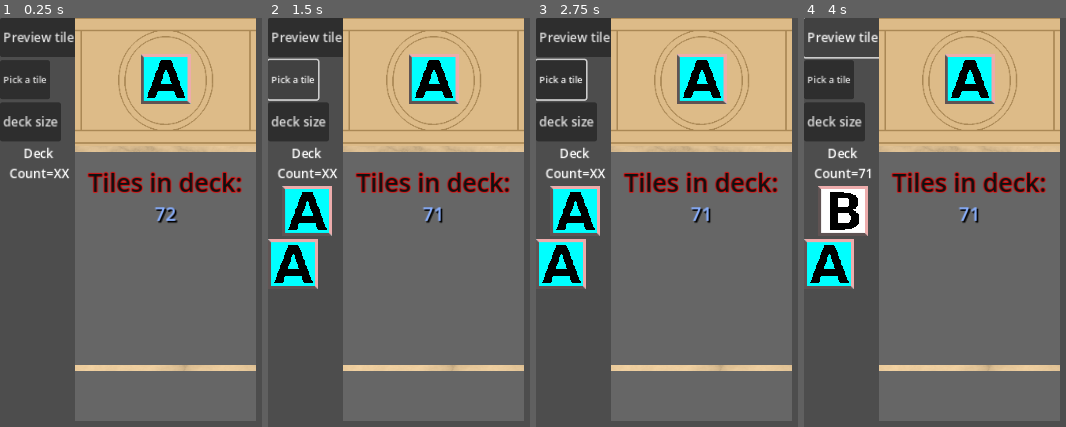
Above: before the commit, frames 1-4 (left to right).
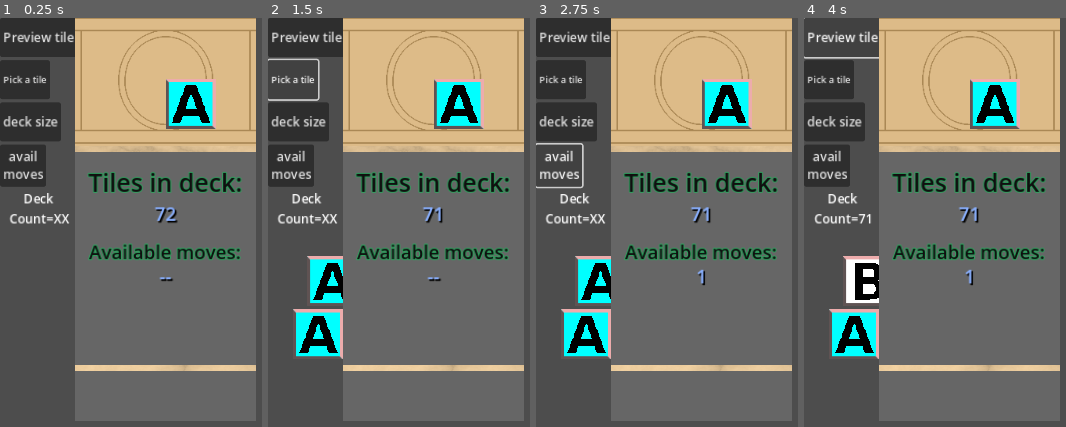
Above: after the commit, the same moments.

Repository: Infini-Creation/Ishid-O-Matic_Reborn
Game: Godot game, scene res://Scenes/tests/deck_display_test.tscn
Same seed, same stepped clock (60 frames per second), same inputs: the game is played once before the commit and once after it. This scene is started directly instead of the project's main scene.
Inputs (mouse positions are in pixels of both pictures, inside the frame that each line leads up to):
- Up to frame 1 (0.25 s): no input
- Up to frame 2 (1.5 s): click "Preview tile" at 0.5 s; click "Pick a tile" at 1.25 s
- Up to frame 3 (2.75 s): click (559, 165) at 2 s, where only the run after the commit has a clickable "avail moves"
- Up to frame 4 (4 s): click "deck size" at 2.75 s; click "Preview tile" at 3.5 s

The runs differ from the first frame. In frame 1, 8.9% of the frame differs, in the area x 0-93%, y 8-65%; in frame 2, 16%; in frame 3, 15%; in frame 4, 16%, in the area x 0-93%, y 8-84%.

Commit message:
DeckDisplay updated
-add an available moves counter
-adjust tile position of NTD for new tile positioning

Diff:
--- a/project/Scenes/deck_display.tscn
+++ b/project/Scenes/deck_display.tscn
@@ -9,6 +9,7 @@
 [ext_resource type="Script" path="res://Scripts/DeckDisplay_NextTileDisplayC.gd" id="6_l6e24"]
 [ext_resource type="Texture2D" uid="uid://mgm1jfttmsj8" path="res://Arts/Gfx/Panels/MiniDeck-Display-Background.png" id="6_y17tg"]
 [ext_resource type="Texture2D" uid="uid://c400jrfnwotpr" path="res://Arts/Gfx/Panels/Copyright-Display-Background.png" id="8_e5rxw"]
+[ext_resource type="Script" path="res://Scripts/DeckDisplay-AvailMovesCounter.gd" id="9_en813"]
 
 [sub_resource type="SystemFont" id="SystemFont_b48kx"]
 subpixel_positioning = 0
@@ -66,13 +67,13 @@
 size_flags_vertical = 6
 texture = ExtResource("6_y17tg")
 
-[node name="Label" type="Label" parent="MarginContainer/VBoxContainer/AvailDeckTiles_Background"]
+[node name="Label-TID" type="Label" parent="MarginContainer/VBoxContainer/AvailDeckTiles_Background"]
 layout_mode = 2
 offset_top = 16.0
 offset_right = 232.0
 offset_bottom = 64.0
 theme_override_colors/font_color = Color(0.0588235, 0.0588235, 0.0588235, 1)
-theme_override_colors/font_outline_color = Color(0.968627, 0, 0, 1)
+theme_override_colors/font_outline_color = Color(0.137255, 0.690196, 0.364706, 1)
 theme_override_constants/outline_size = 4
 theme_override_fonts/font = SubResource("SystemFont_b48kx")
 theme_override_font_sizes/font_size = 32
@@ -97,6 +98,37 @@
 vertical_alignment = 1
 script = ExtResource("4_mfjrp")
 
+[node name="Label-AM" type="Label" parent="MarginContainer/VBoxContainer/AvailDeckTiles_Background"]
+layout_mode = 2
+offset_top = 110.0
+offset_right = 232.0
+offset_bottom = 158.0
+theme_override_colors/font_color = Color(0.0588235, 0.0588235, 0.0588235, 1)
+theme_override_colors/font_outline_color = Color(0.137255, 0.690196, 0.364706, 1)
+theme_override_constants/outline_size = 4
+theme_override_fonts/font = SubResource("SystemFont_b48kx")
+theme_override_font_sizes/font_size = 24
+text = "Available moves:"
+horizontal_alignment = 1
+
+[node name="AvailMovesCounter" type="Label" parent="MarginContainer/VBoxContainer/AvailDeckTiles_Background"]
+layout_mode = 2
+offset_top = 140.0
+offset_right = 232.0
+offset_bottom = 177.0
+theme_override_colors/font_color = Color(0.533333, 0.686275, 1, 1)
+theme_override_colors/font_shadow_color = Color(0, 0, 0, 1)
+theme_override_colors/font_outline_color = Color(0.47451, 0.384314, 0.0666667, 1)
+theme_override_constants/shadow_offset_x = 2
+theme_override_constants/shadow_offset_y = 2
+theme_override_constants/outline_size = 0
+theme_override_fonts/font = SubResource("SystemFont_rwndi")
+theme_override_font_sizes/font_size = 24
+text = "--"
+horizontal_alignment = 1
+vertical_alignment = 1
+script = ExtResource("9_en813")
+
 [node name="Copyright_Background" type="TextureRect" parent="MarginContainer/VBoxContainer"]
 layout_mode = 2
 texture = ExtResource("8_e5rxw")
--- a/project/Scenes/tests/deck_display_test.tscn
+++ b/project/Scenes/tests/deck_display_test.tscn
@@ -58,6 +58,15 @@
 action_mode = 0
 text = "deck size"
 
+[node name="Button5" type="Button" parent="MarginContainer/HBoxContainer/VBoxContainer"]
+custom_minimum_size = Vector2(50, 50)
+layout_mode = 2
+size_flags_horizontal = 0
+size_flags_vertical = 0
+action_mode = 0
+text = "avail
+moves"
+
 [node name="Label" type="Label" parent="MarginContainer/HBoxContainer/VBoxContainer"]
 custom_minimum_size = Vector2(100, 0)
 layout_mode = 2
@@ -84,5 +93,6 @@
 [connection signal="pressed" from="MarginContainer/HBoxContainer/VBoxContainer/Button2" to="." method="_on_button_2_pressed"]
 [connection signal="pressed" from="MarginContainer/HBoxContainer/VBoxContainer/Button3" to="." method="_on_button_3_pressed"]
 [connection signal="pressed" from="MarginContainer/HBoxContainer/VBoxContainer/Button4" to="." method="_on_button_4_pressed"]
+[connection signal="pressed" from="MarginContainer/HBoxContainer/VBoxContainer/Button5" to="." method="_on_button_5_pressed"]
 [connection signal="deck_empty" from="MarginContainer/HBoxContainer/DeckDisplay" to="." method="_on_deck_display_deck_empty"]
 [connection signal="deck_initialized" from="MarginContainer/HBoxContainer/DeckDisplay" to="." method="_on_deck_display_deck_initialized"]
--- /dev/null
+++ b/project/Scripts/DeckDisplay-AvailMovesCounter.gd
@@ -0,0 +1,9 @@
+extends Label
+
+var avail_moves : int = 0
+
+func _ready():
+	pass
+
+func update_counter(moves : int) -> void:
+	text = str(moves)
--- a/project/Scripts/DeckDisplay-Test.gd
+++ b/project/Scripts/DeckDisplay-Test.gd
@@ -69,3 +69,7 @@
 
 func _on_deck_display_deck_empty():
 	$MarginContainer/HBoxContainer/VBoxContainer/Button2.disabled = true
+
+
+func _on_button_5_pressed():
+	DeckDisplay.update_available_moves_counter(randi_range(0,8))
--- a/project/Scripts/deck_display.gd
+++ b/project/Scripts/deck_display.gd
@@ -59,7 +59,7 @@
 		tile = Global.avail_tile_shapes[deck[0].shape].instantiate()
 		tile.color = deck[0].color
 		tile.get_node("tile symbol").modulate = Global.avail_tile_colors[deck[0].color]
-
+		tile.position += Vector2(32,32)
 	return tile
 
 
@@ -67,6 +67,7 @@
 	previewNextTileDisplay.add_child(preview_next_tile())
 
 	var tile = deck.pop_front()
+	tile.position += Vector2(32,32)
 	Global.debug("PiNT: (ds="+str(deck.size())+")  Tile=["+str(tile)+"]")
 
 	if (deck.size() > 0):
@@ -83,6 +84,10 @@
 
 func get_deck_count() -> int:
 	return deck.size()
+
+
+func update_available_moves_counter(count : int) -> void:
+	$MarginContainer/VBoxContainer/AvailDeckTiles_Background/AvailMovesCounter.update_counter(count)
 
 
 func get_unique_tiles_set() -> Array:
Not shown: 1 places in project/Scenes/deck_display.tscn that only renumber resources
